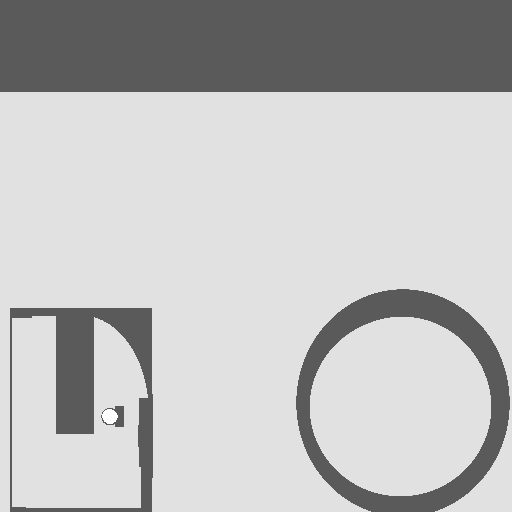
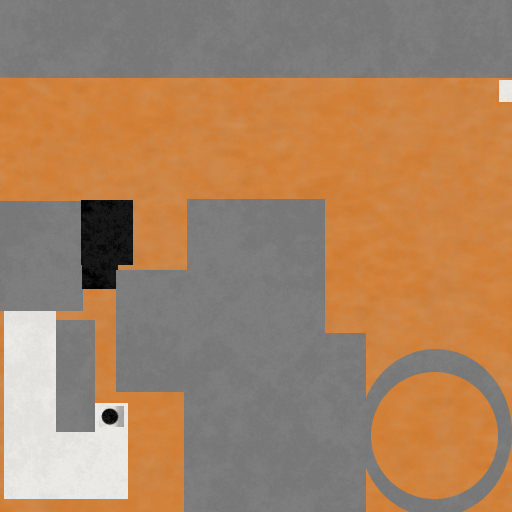
The second 512px x 512px image is a revision of the first. Changes to its layers:
hid "Warstwa", painted on it over [0, 0, 512, 512]
showed "Warstwa #1" over [0, 0, 512, 512]
added layer "Warstwa #4" above "Warstwa #3" over [0, 0, 512, 512]
showed "Warstwa #3", painted on it over [0, 0, 512, 512]
